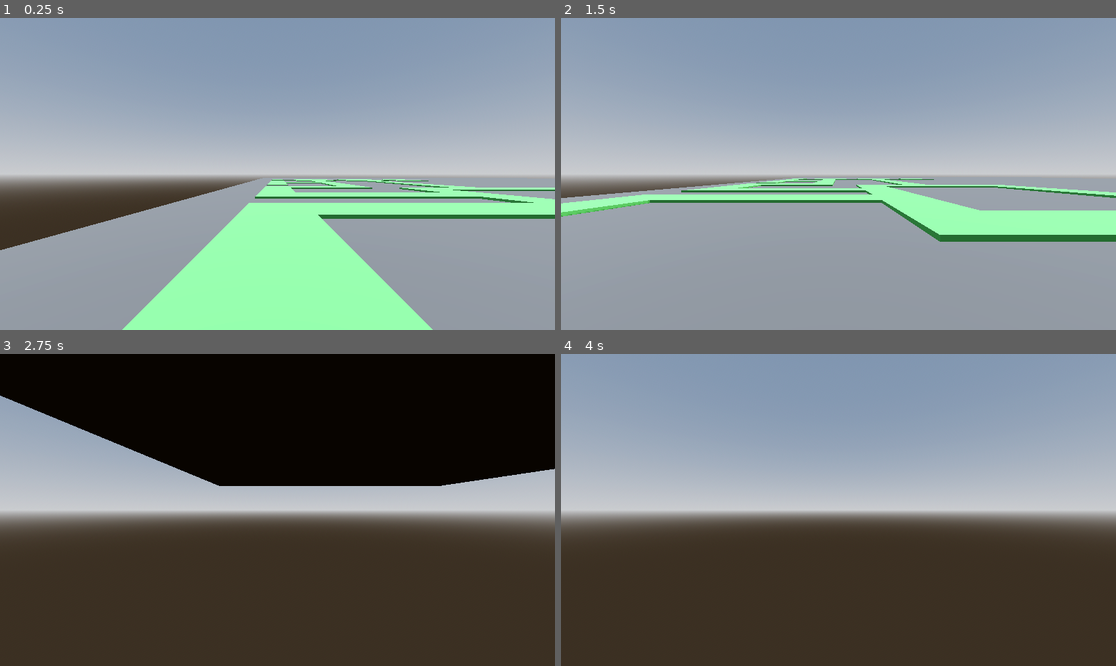
Above: before the commit, frames 1-4 (two rows, left to right).
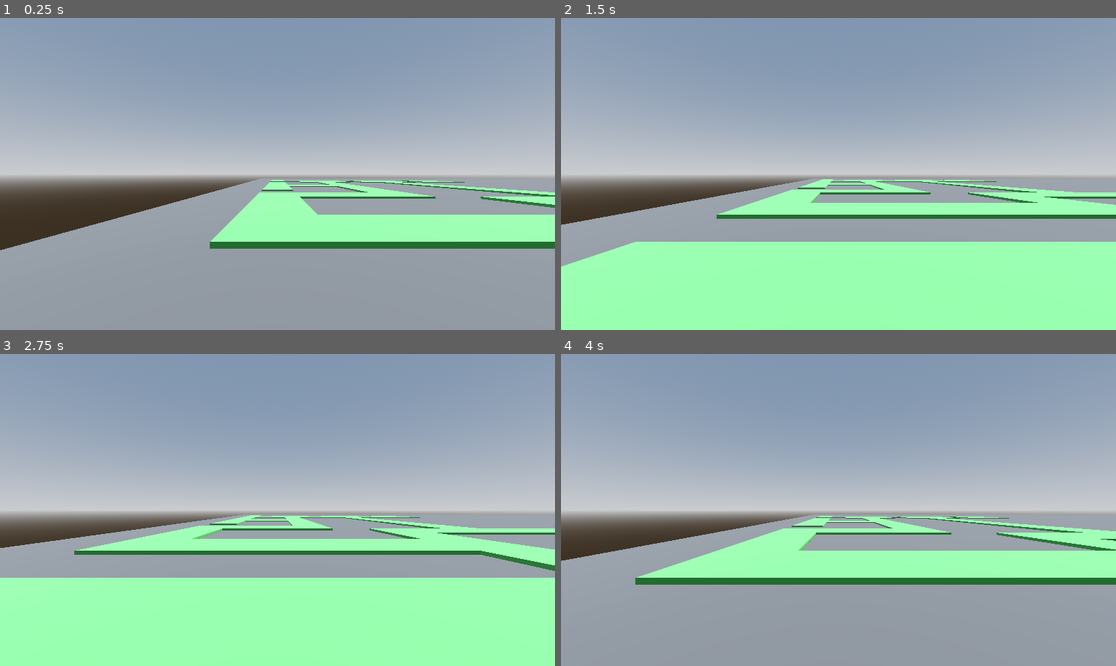
Above: after the commit, the same moments.

Repository: AllanSechrist/DungeonOdyssey
Game: Godot game, scene res://levels/sand_box.tscn
The game is run twice, just before and just after one commit, with the same random seed, the same clock (stepped at 60 frames per second) and the same inputs.
Inputs:
- Up to frame 1 (0.25 s): no input
- Up to frame 2 (1.5 s): tap Enter at 0.5 s; hold E (move_right) 0.53-1.28 s; hold S (move_backward) from 1.28 s (still down)
- Up to frame 3 (2.75 s): release S (move_backward) at 2.03 s; hold E (move_right) from 2.03 s (still down)
- Up to frame 4 (4 s): release E (move_right) at 2.78 s; hold W (move_forward) 2.78-3.53 s; hold Q (move_left) from 3.53 s (still down)

The runs differ from the first frame. In frame 1, 19% of the frame differs, in the area x 22-100%, y 51-100%; in frame 2, 38%; in frame 3, 82%, in the area x 0-100%, y 0-100%; in frame 4, 45%.

Commit message:
Update player movement to be grid based

Diff:
--- a/levels/sand_box.tscn
+++ b/levels/sand_box.tscn
@@ -43,6 +43,6 @@
 }
 
 [node name="PlayerDungeonPOV" parent="." instance=ExtResource("2_bn0c6")]
-transform = Transform3D(1, 0, 0, 0, 1, 0, 0, 0, 1, -15.5, 0.5, 13.5)
+transform = Transform3D(1, 0, 0, 0, 1, 0, 0, 0, 1, -15.5, 0.5, 10.5)
 
 [editable path="PlayerDungeonPOV"]
--- a/player/player_dungeon_pov.gd
+++ b/player/player_dungeon_pov.gd
@@ -1,33 +1,84 @@
 extends CharacterBody3D
 
+@export var step_size := 1.0
+@export var step_time := 0.12
+@export var turn_time := 0.2
 
-const SPEED = 5.0
 const TURN_ANGLE := PI / 2
 
-@export var turn_time := 0.2
-
+var moving := false
+var queued_dir := Vector3.ZERO
+var move_tween: Tween
 var turning := false
 var facing := 0
 
 func _physics_process(delta: float) -> void:
-	# Add the gravity.
-	if not is_on_floor():
-		velocity += get_gravity() * delta
+	if not moving:
+		if not is_on_floor():
+			velocity += get_gravity() * delta
+		else:
+			velocity.y = 0.0
+		move_and_slide()
+	rotate_player()
 
-	rotate_player()
-	var direction := get_movement_direction()
-	if direction:
-		velocity.x = direction.x * SPEED
-		velocity.z = direction.z * SPEED
+	var dir := get_grid_input_dir()
+	if dir != Vector3.ZERO:
+		try_step(dir)
+
+func get_grid_input_dir() -> Vector3:
+	var x := int(Input.is_action_just_pressed("move_right")) - int(Input.is_action_just_pressed("move_left"))
+	var z := int(Input.is_action_just_pressed("move_backward")) - int(Input.is_action_just_pressed("move_forward"))
+
+	if x == 0 and z == 0:
+		return Vector3.ZERO
+
+	if abs(x) > abs(z):
+		z = 0
 	else:
-		velocity.x = move_toward(velocity.x, 0, SPEED)
-		velocity.z = move_toward(velocity.z, 0, SPEED)
-	move_and_slide()
+		x = 0
 
-func get_movement_direction() -> Vector3:
-	var input_dir := Input.get_vector("move_left", "move_right", "move_forward", "move_backward")
-	var input_vector := Vector3(input_dir.x, 0, input_dir.y).normalized()
-	return transform.basis * input_vector
+	var local := Vector3(x, 0, z).normalized()
+	return (transform.basis * local).normalized()
+
+func try_step(dir: Vector3) -> void:
+	if moving:
+		queued_dir = dir
+		return
+
+	dir.y = 0.0
+	if dir == Vector3.ZERO:
+		return
+
+	var start := global_position
+	var target := start + dir * step_size
+	target.y = start.y
+
+	var motion := (target - start)
+	if test_move(global_transform, motion):
+		return
+
+	start_step_to(target)
+
+func start_step_to(target: Vector3) -> void:
+	moving = true
+	queued_dir = Vector3.ZERO
+
+	if move_tween and move_tween.is_valid():
+		move_tween.kill()
+
+	var start := global_position
+	target.y = start.y
+
+	move_tween = create_tween()
+	move_tween.tween_property(self, "global_position", target, step_time).set_trans(Tween.TRANS_SINE).set_ease(Tween.EASE_IN_OUT)
+	move_tween.finished.connect(
+		func():
+			moving = false
+			if queued_dir != Vector3.ZERO:
+				var next := queued_dir
+				queued_dir = Vector3.ZERO
+				try_step(next)
+	)
 
 func rotate_player() -> void:
 	if turning:
--- a/player/player_dungeon_pov.tscn
+++ b/player/player_dungeon_pov.tscn
@@ -9,8 +9,11 @@
 [node name="PlayerDungeonPOV" type="CharacterBody3D"]
 script = ExtResource("1_6a6ny")
 
-[node name="MeshInstance3D" type="MeshInstance3D" parent="."]
+[node name="Visuals" type="Node3D" parent="."]
+
+[node name="MeshInstance3D" type="MeshInstance3D" parent="Visuals"]
 mesh = SubResource("BoxMesh_ue5f7")
+skeleton = NodePath("../..")
 
 [node name="CollisionShape3D" type="CollisionShape3D" parent="."]
 shape = SubResource("BoxShape3D_ue5f7")
